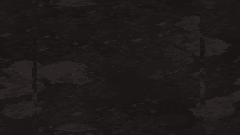
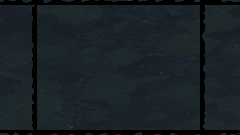
Comparing the layer stacks of the two 240×135 images. Changes:
painted on "TerrainBlockDefaultTop.png" over [0, 0, 240, 5]
painted on "TerrainBlockDefaultLeft.png" over [32, 0, 37, 135]
painted on "TerrainBlockDefaultRight.png" over [200, 0, 205, 135]
painted on "TerrainBlockDefaultBottom.png" over [0, 130, 240, 135]
painted on "TerrainBlockDefault.png" over [0, 0, 240, 135]
